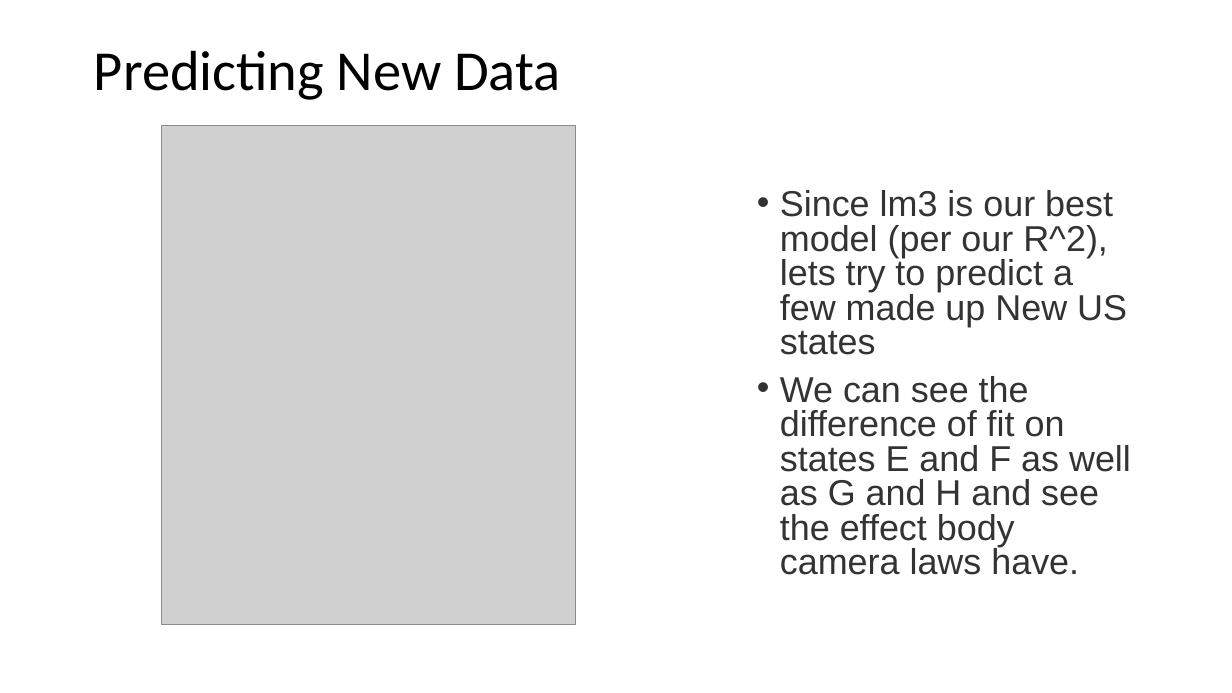
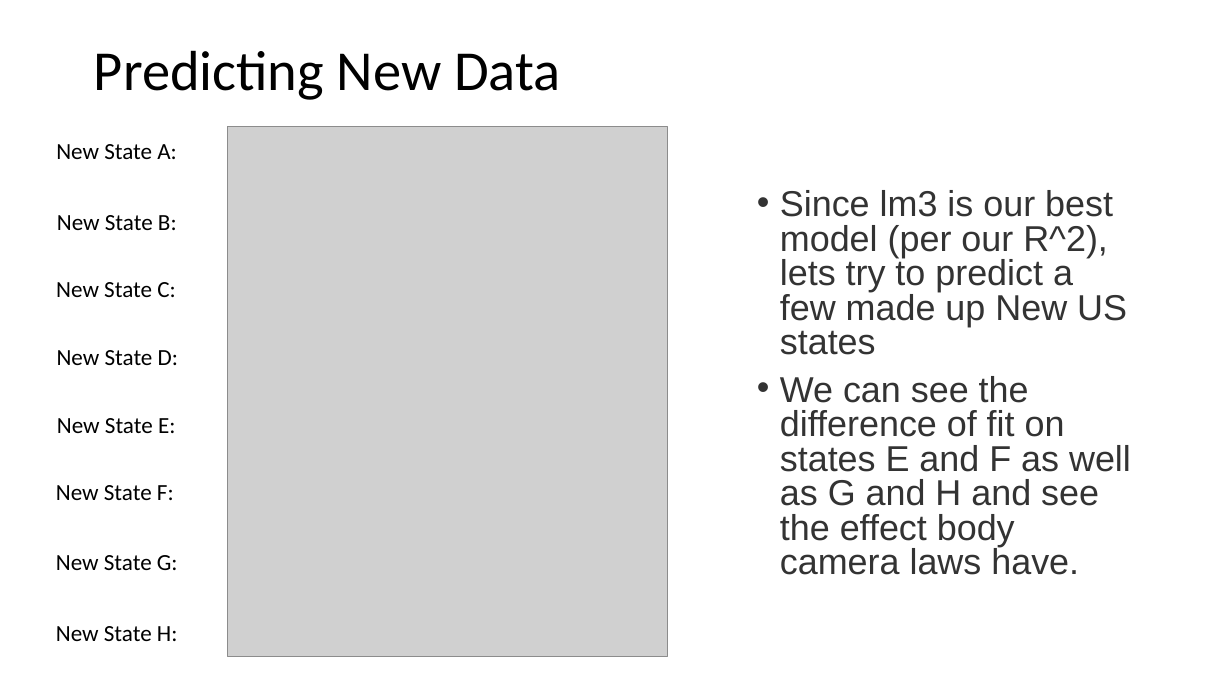
Before and after one commit to awinkhater/Dats6101_Team3, a slide deck: slide 14 of FINAL_PROJECT/Final Project PPT DATS 6101.pptx. Drawn at 1232x693 pixels with LibreOffice and Linux fonts; fonts in the diff are those of the drawing; grey boxes stand for pictures. Boxes give left, top, right and bottom in pixels: in the first picture for what was removed or moved away, otherwise in the second. Text is boxed around its words. In the diff, an @@ line names an element or a change of style, - is before the commit and + after.

```diff
--- a/FINAL_PROJECT/Final Project PPT DATS 6101.pptx
+++ b/FINAL_PROJECT/Final Project PPT DATS 6101.pptx
@@ text added at [56, 144, 177, 159], 18 pt, text #000000 @@
+New State A:
@@ picture: place and size @@
-picture at [162, 126, 576, 624]
+picture at [227, 127, 667, 656]
@@ text added at [57, 215, 177, 230], 18 pt, text #000000 @@
+New State B:
@@ text added at [56, 282, 175, 297], 18 pt, text #000000 @@
+New State C:
@@ text added at [57, 350, 178, 365], 18 pt, text #000000 @@
+New State D:
@@ text added at [57, 418, 175, 433], 18 pt, text #000000 @@
+New State E:
@@ text added at [56, 485, 174, 500], 18 pt, text #000000 @@
+New State F:
@@ text added at [56, 555, 178, 570], 18 pt, text #000000 @@
+New State G:
@@ text added at [56, 626, 178, 641], 18 pt, text #000000 @@
+New State H:
```
Also in this commit, not shown: 1 slide added.
